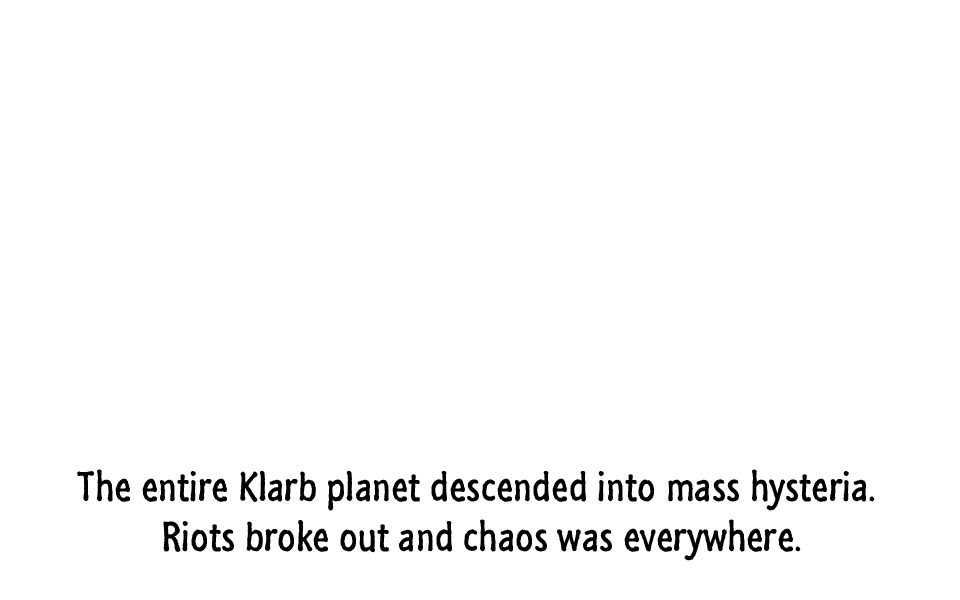
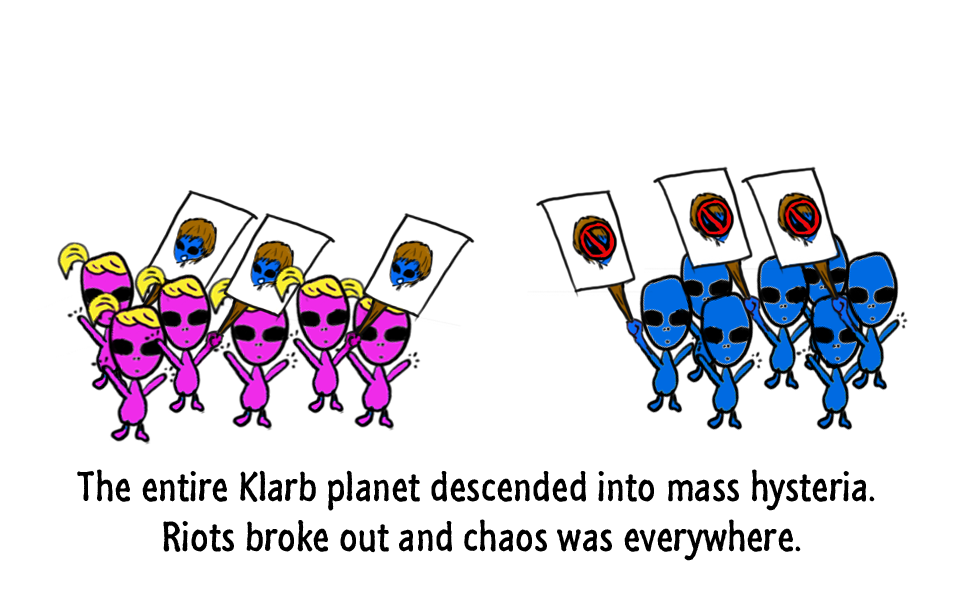
Revision of a layered w=960, h=600 image; what changed, layer by layer:
added layer "Layer 4 copy 2" above "Layer 7" over (732, 166, 908, 391)
added layer "Layer 7" above "Layer 4 copy" over (795, 290, 874, 431)
added layer "Layer 4 copy" above "Layer 4" over (644, 166, 821, 391)
added layer "Layer 4" above "Layer 6" over (528, 189, 704, 414)
added layer "Layer 6" above "Layer 5" over (782, 231, 861, 372)
added layer "Layer 5" above "Layer 2 copy 2" over (685, 290, 764, 431)
added layer "Layer 2 copy 2" above "Layer 2 copy" over (251, 213, 475, 414)
added layer "Layer 2 copy" above "Layer 10" over (112, 213, 337, 414)
added layer "Layer 10" above "Layer 9 copy" over (300, 276, 422, 431)
added layer "Layer 9 copy" above "Layer 9" over (67, 290, 178, 445)
added layer "Layer 9" above "Layer 8" over (178, 276, 300, 431)
added layer "Layer 8" above "Layer 2" over (665, 243, 744, 384)
added layer "Layer 2" above "The entire Klarb planet descended into mass hysteria. Riots br" over (57, 190, 260, 391)
removed layer "Background" over (57, 166, 908, 445)
